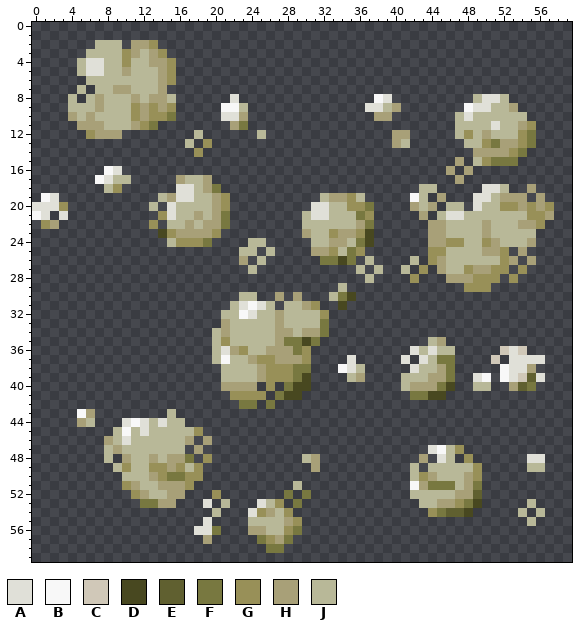
Pixel-art sprite: assets/images/attacks/ground-attack.png. The picture above is the old version.
The file is 60x60 pixels.
Palette (. is transparent): A #e0e0d8  B #f8f8f8  C #d0c8b8  D #484820  E #606030  F #787840  G #989058  H #a8a078  J #b8b898
Pixels before, first column x 0:
 2 .......JJJ.HHG............................................
 3 ......JJJJGHJHG...........................................
 4 .....JAAJJGJJHHG..........................................
 5 .....JAAJJHJJJHG..........................................
 6 ......JJJJJJJJHG..........................................
 7 .....J.JJHHJJJH...........................................
 8 ....J.JHJJJHJHHJ......A...............BA.........JAAJ.....
 9 ....JJJHJJJGHGHG.....BBJ.............AAJH.......BAAJJH....
10 ....HJHJJJJGHGGF.....AAH..............HH.......JAJJJJJJ...
11 .....HHHJJJHGF........HF.......................JJJJAJJHG..
12 ......GHHH........J......J..............HH.....JGJHJJJGF..
13 .................J.G....................HJ......JJGFHHGF..
14 ..................G..............................HHHHGF...
15 ...............................................H.JGFFF....
16 ........BA....................................H.H.........
17 .......BAJJ.....HJJH...........................H..........
18 ........JG......AAJHF......................JJ.....AAJ..H..
19 .BA...........JHAAJJHG..........JHHGJ.....BJ.H...AAJHHH.H.
20 AAAG.........J.AJJJJHG.........AAJJGGF....HJH.JJ.AJJGGHGHG
21 BA.A..........GAJJHJHF........JAAJJJFG.....H.JAAJJJJJJJGGH
22 .GH..........G.JJHJHHF........JJJJJJHF......HHJJJJHJJJHHG.
23 ..............DGHHHHG.........HJJGHHGD......HHJJJJHJJJJJ..
24 ...............JGGGF....JJ.....JJHHJFD......HHGGJJGHJJJH..
25 .......................JJ.J....HHGJFG.......GGJJJJHHG.H...
26 .......................H.J......FFDF.J....J.GHJJJJJJGH.H..
27 ........................J...........J.J..J.G.HJJGHHGG.G...
28 .....................................J....G...HHHGGG.G....
29 ..................................J.............GGG.......
30 .......................JJ..H.H...JFD......................
31 ......................JABAJ.JJHG..D.......................
32 .....................JJBAJJHJJJJG.........................
33 .....................HJJJJJHJJJJF.........................
34 ....................JHJJJJJHHJHHF.........................
35 ....................JGJJJJJHFFDF............JH............
36 ....................JAHGJJHHHFG...........AJAJJ.....CAC...
37 ....................JBJJHGGHHHG....A.....A.AJFF....C.AAAA.
38 .....................JJJJHGGGFF...BAJ.....AJJHF.....BAAH..
39 .....................JJJJHGGGFD....JH....JJJHHF..AB.BACEA.
40 .....................HHHH.G.FDD..........JHHHFD..JJ..HEF..
41 ......................GGGG.FDD............FFDD............
42 .......................FF.F...............................
43 .....BH........J..........................................
44 .....HJ...ABAJAJJ.........................................
45 .........JBJAJJJJJG.......................................
46 ........HJAJJJJJJH.H......................................
47 ........JHJJJJJJJ.H.........................ABJG..........
48 ........J.HJJHJHHF.G..........JH...........H.AJ.G......AA.
49 .........JGJJGGHGJG............H..........J.JJJJJG.....JJ.
50 ..........JJJHGFFGG.......................JGHJJJHG........
51 ..........GHJJHHHG...........J............BHFFFJHF........
52 ...........GHJJHH...G.......F.F...........JJJJJHHE........
53 ............FFHH...A.J...AJG.F.............JJHHGFD.....J..
54 ....................J...AGHJG...............GFEED.....J.J.
55 ...................A....JJJJHG.........................J..
56 ..................AAF...HHJJGF............................
57 ...................H.....FGHF.............................
58 ..........................FF..............................
New version:
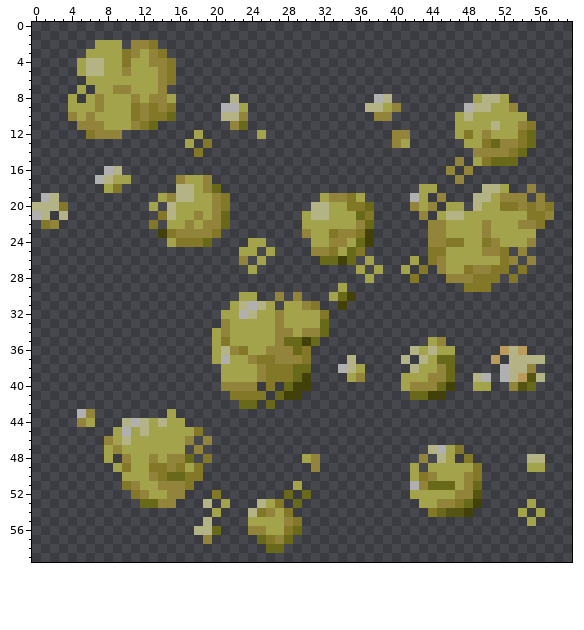
Difference:
colour A: #e0e0d8 -> #b3b386
colour B: #f8f8f8 -> #b0b0b0
colour C: #d0c8b8 -> #ba9b5c
colour D: #484820 -> #414109
colour E: #606030 -> #555511
colour F: #787840 -> #69691a
colour G: #989058 -> #837728
colour H: #a8a078 -> #92843a
colour J: #b8b898 -> #a3a34b
Where, in picture pixels (left, top, right, bottom), the same in both pictures:
changed: (32, 40, 554, 553)
